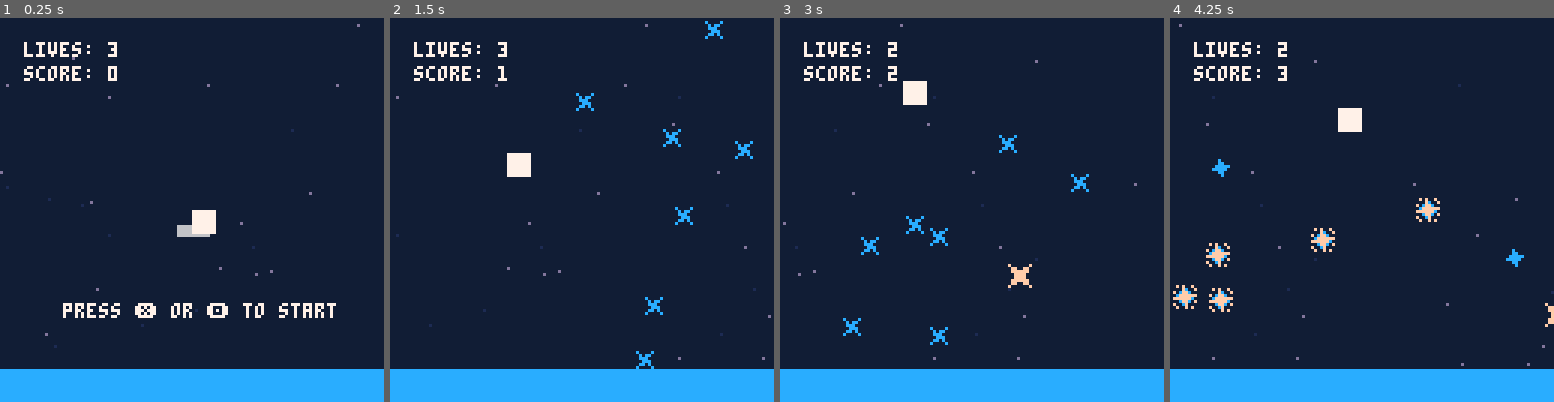
Above: before the commit, frames 1-4 (left to right).
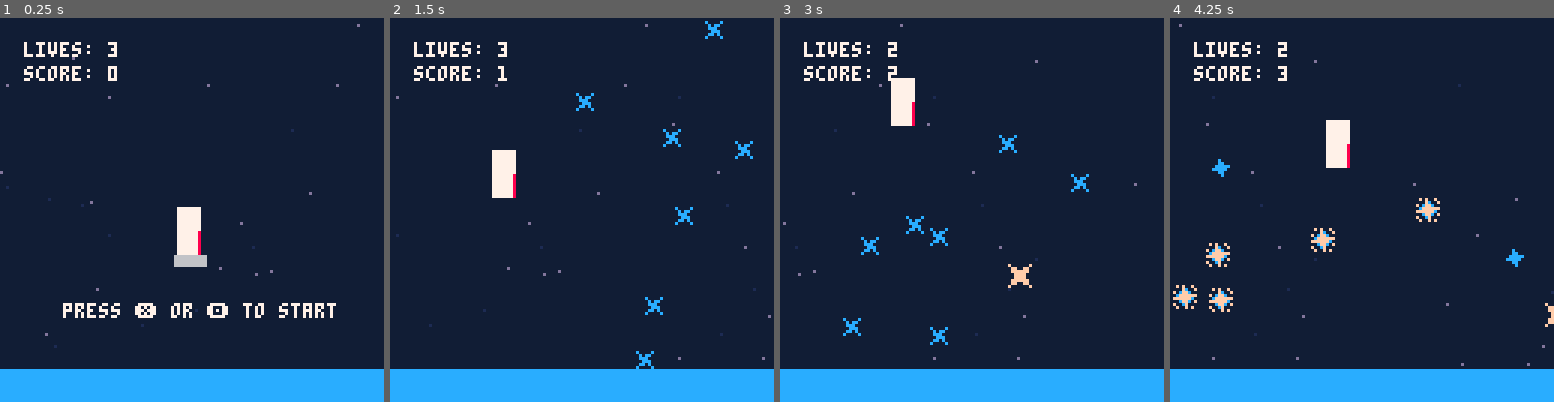
Above: after the commit, the same moments.

Repository: jmross/pico8-balloon-journey
Game: PICO-8 cartridge trip.p8
The game is run twice, just before and just after one commit, with the same random seed, the same clock (stepped at 60 frames per second) and the same inputs.
Inputs:
- Up to frame 1 (0.25 s): no input
- Up to frame 2 (1.5 s): tap X (X key) at 0.33, 1.07 s; tap O (Z key) at 0.7 s
- Up to frame 3 (3 s): hold Right 1.6-2.1 s; tap O (Z key) every 0.4 s from 1.7 to 2.9 s; tap X (X key) at 1.85, 2.97 s; hold Up 2.15-2.42 s; hold Right from 2.47 s (still down)
- Up to frame 4 (4.25 s): release Right at 3.03 s; hold Left 3.08-3.58 s; tap O (Z key) at 3.3, 3.7, 4.1 s; hold Down 3.63-3.97 s; hold Right from 4.02 s (still down); tap X (X key) at 4.08 s

The runs differ from the first frame. In frame 1, 1.2% of the frame differs, in the area x 45-57%, y 49-65%; in frame 2, 0.9%; in frame 3, 0.8%; in frame 4, 1.0%.

Commit message:
Set player and starting platform positions

Diff:
--- a/main.lua
+++ b/main.lua
@@ -69,6 +69,10 @@
   -- disable btnp repeats
   poke(0X5F5C, 255)
 
+  -- place player
+  player.x = max_x / 2 - player.width / 2
+  player.y = max_y / 2
+
   -- create stars
   for i = 0,25 do
     s = star:new({
@@ -81,10 +85,9 @@
   end
 
   -- starting platform
-  start_platform = platform:new({
-      x = max_x / 2 - 4,
-      y = max_y / 2 + 6
-    })
+  start_platform = platform:new()
+  start_platform.x = max_x / 2 - start_platform.width / 2
+  start_platform.y = max_y / 2 + player.height
   add(platforms, start_platform)
 
 end
--- a/player.lua
+++ b/player.lua
@@ -3,8 +3,8 @@
 player = {
   lives = 3,
 
-  x = 64,
-  y = 64,
+  x = 0,
+  y = 0,
   dx = 0,
   dy = 0,
   ddx = 0,
@@ -12,6 +12,9 @@
 
   width = sprite_width,
   height = 2 * sprite_height,
+
+  top_sprite = 0,
+  bottom_sprite = 16,
 
   x_accel = 0.25,
   y_accel = 1,
@@ -54,7 +57,8 @@
 
 function player:draw()
   if self.visible then
-    spr(0, self.x, self.y)
+    spr(self.top_sprite, self.x, self.y)
+    spr(self.bottom_sprite, self.x, self.y + sprite_height)
   end
 end
 
